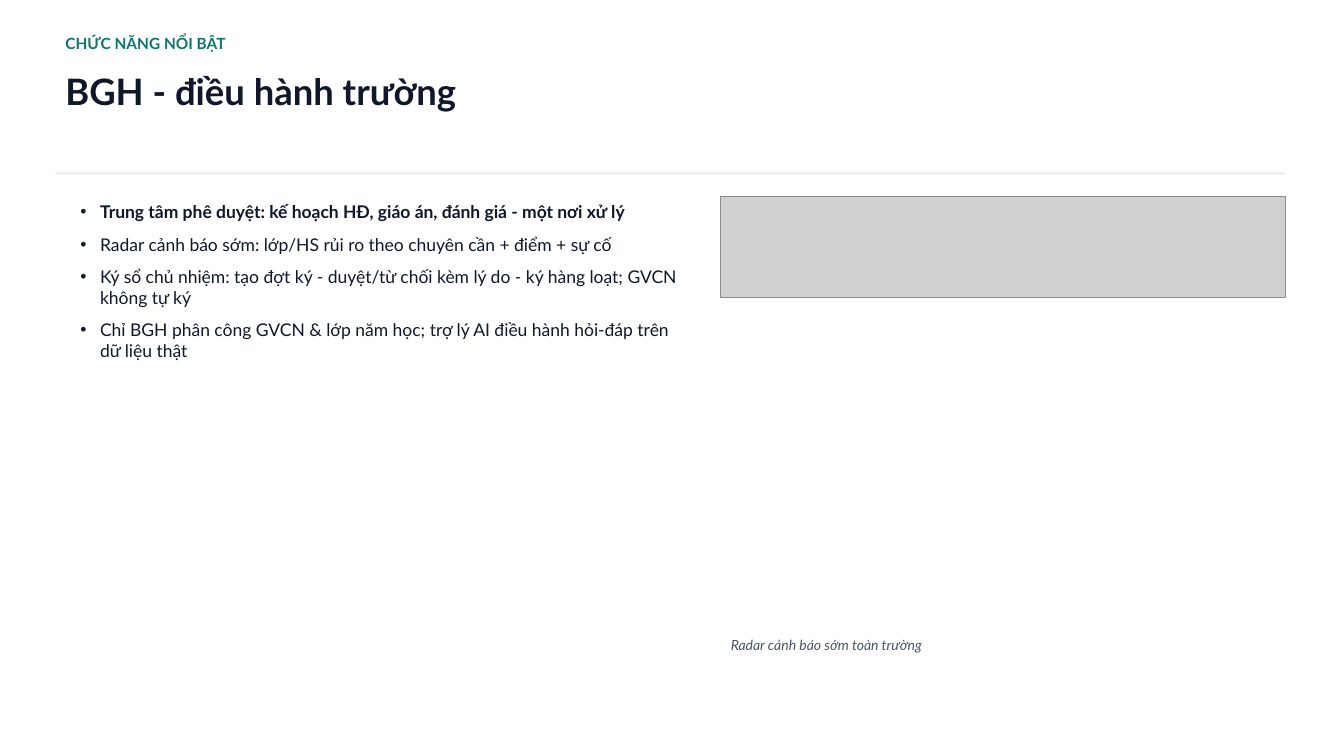
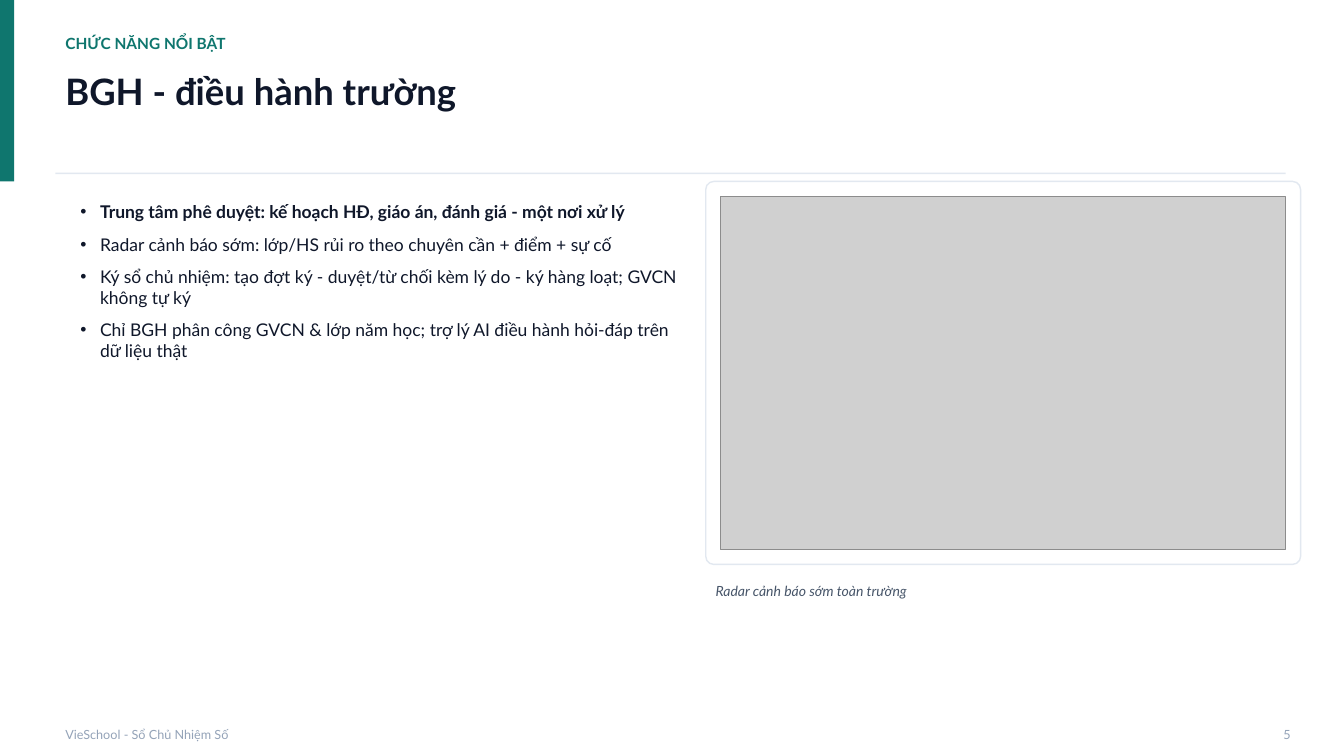
Before and after one commit to saintzzz/so-chu-nhiem-so, a slide deck: slide 6 of docs/user-guide/USER-GUIDE-vieschool.pptx. Drawn at 1344x756 pixels with LibreOffice and Linux fonts; fonts in the diff are those of the drawing; grey boxes stand for pictures. Boxes give left, top, right and bottom in pixels: in the first picture for what was removed or moved away, otherwise in the second. Text is boxed around its words. In the diff, an @@ line names an element or a change of style, - is before the commit and + after.

```diff
--- a/docs/user-guide/USER-GUIDE-vieschool.pptx
+++ b/docs/user-guide/USER-GUIDE-vieschool.pptx
@@ rectangle added at [0, 0, 14, 181], fill #0F766E @@
@@ rounded rectangle added at [706, 181, 1301, 565], fill #FFFFFF, outline #E2E8F0 1 pt @@
@@ picture: place and size @@
-picture at [721, 197, 1286, 297]
+picture at [721, 197, 1286, 549]
@@ text "Radar cảnh báo sớm toàn ...": place and size @@
-text "Radar cảnh báo sớm toàn ..." at [731, 639, 922, 653]
+text "Radar cảnh báo sớm toàn ..." at [716, 585, 907, 599]
@@ text added at [65, 729, 228, 741], 9 pt, text #94A3B8 @@
+VieSchool - Sổ Chủ Nhiệm Số
@@ text added at [1283, 730, 1290, 739], 9 pt, text #94A3B8 @@
+5
```
Also in this commit, not shown: 24 other slides changed, 13 slides added, 2 other files.
